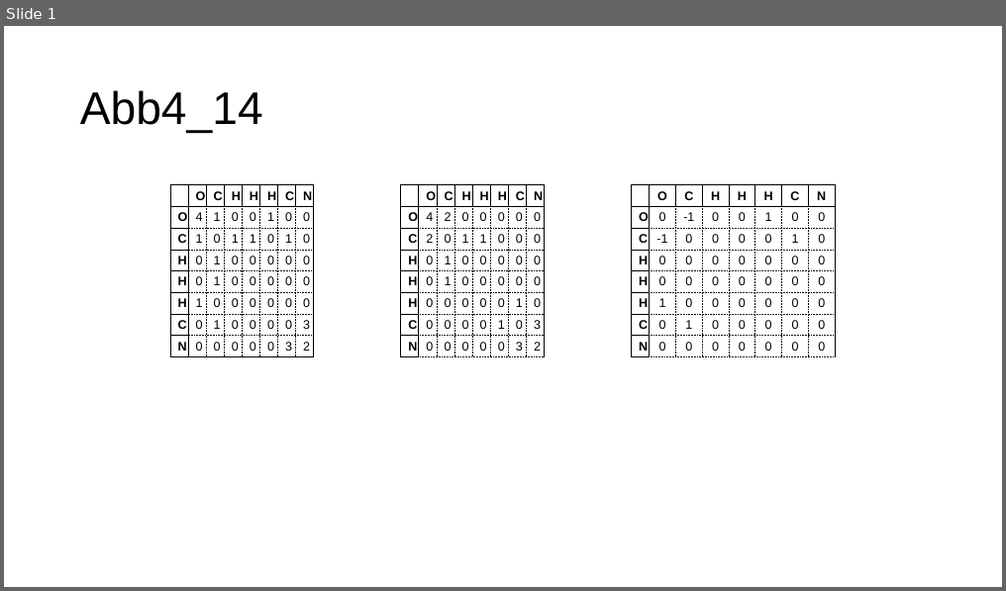
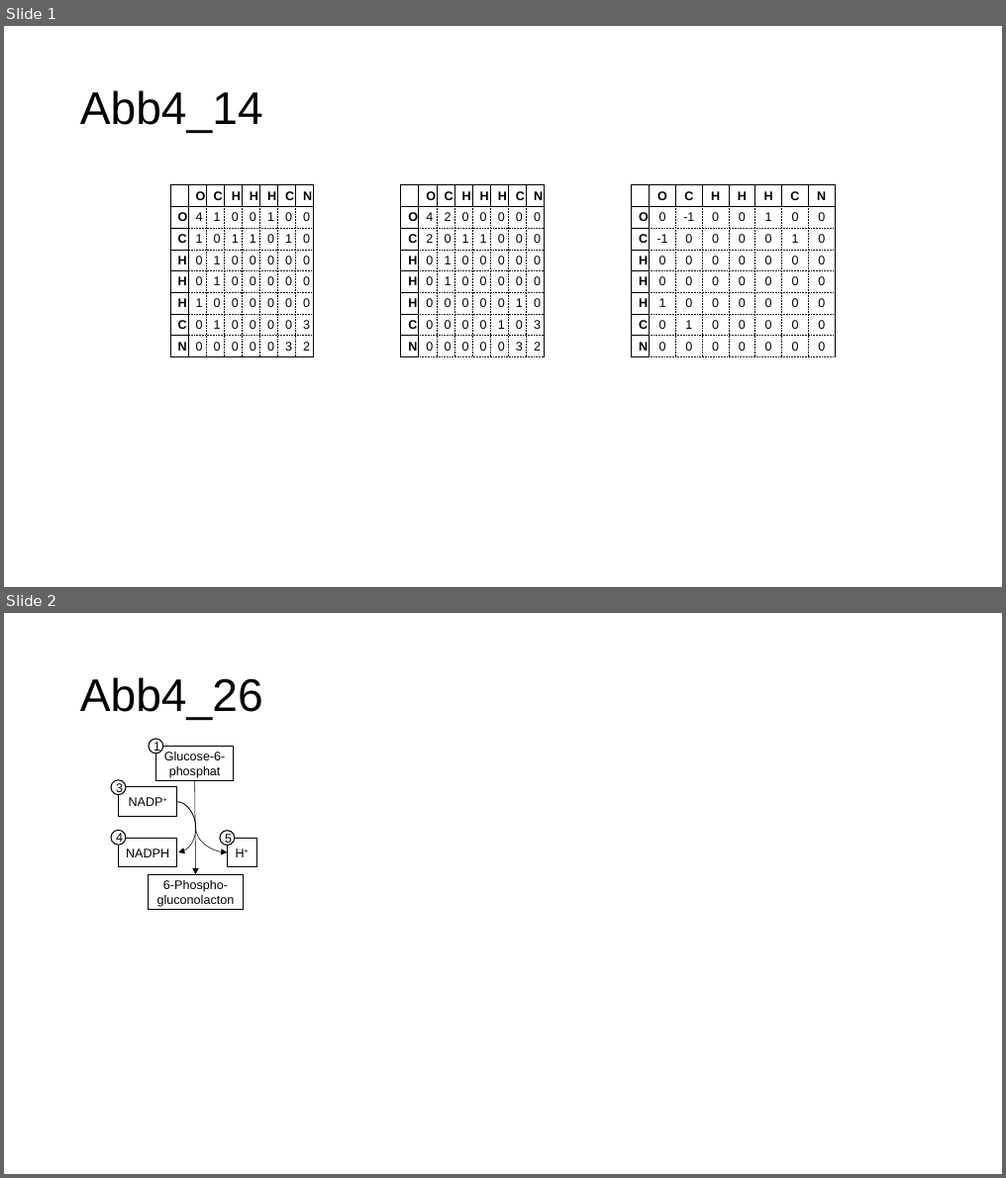
Before and after one commit to steinbeck/cheminformatics-lecture, a slide deck: Kapitel4/Kapitel4.pptx. Shown one above the other, each under a label of ours: slide 1 before the commit, slides 1 and 2 after it. The pictures are 1006x591 and 1006x1178 pixels, drawn with LibreOffice and Linux fonts; fonts in the diff are those of the drawing. Boxes give left, top, right and bottom in pixels: in the first picture for what was removed or moved away, otherwise in the second. Text is boxed around its words. In the diff, an @@ line names an element or a change of style, - is before the commit and + after.

```diff
--- a/Kapitel4/Kapitel4.pptx
+++ b/Kapitel4/Kapitel4.pptx
@@ slide 2 added at bbox=[4, 613, 1002, 1174], background #FFFFFF @@
@@ title added at bbox=[80, 677, 263, 721], 44 pt, text #000000 @@
+Abb4_26
@@ ellipse added at bbox=[149, 739, 163, 754], fill #FFFFFF, outline #000000 1 pt, 12 pt, text #000000 @@
+1
@@ rectangle added at bbox=[156, 747, 234, 781], fill #FFFFFF, outline #000000 1 pt, 12 pt, text #000000 @@
+Glucose-6-phosphat
@@ ellipse added at bbox=[111, 780, 126, 795], fill #FFFFFF, outline #000000 1 pt, 12 pt, text #000000 @@
+3
@@ rectangle added at bbox=[119, 787, 177, 817], fill #FFFFFF, outline #000000 1 pt, 12 pt, text #000000 @@
+NADP+
@@ arrow added from (195, 780) to (196, 875), #000000 0.5 pt @@
@@ curved arrow added from (177, 802) to (227, 853), #000000 0.5 pt @@
@@ curved arrow added from (177, 802) to (178, 853), #000000 0.5 pt @@
@@ ellipse added at bbox=[111, 830, 126, 845], fill #FFFFFF, outline #000000 1 pt, 12 pt, text #000000 @@
+4
@@ rectangle added at bbox=[119, 838, 177, 866], fill #FFFFFF, outline #000000 1 pt, 12 pt, text #000000 @@
+NADPH
@@ ellipse added at bbox=[220, 831, 235, 846], fill #FFFFFF, outline #000000 1 pt, 12 pt, text #000000 @@
+5
@@ rectangle added at bbox=[227, 838, 256, 866], fill #FFFFFF, outline #000000 1 pt, 12 pt, text #000000 @@
+H+
@@ rectangle added at bbox=[149, 875, 243, 910], fill #FFFFFF, outline #000000 1 pt, 12 pt, text #000000 @@
+6-Phospho-gluconolacton
```
Also in this commit, not shown: 13 other files.
